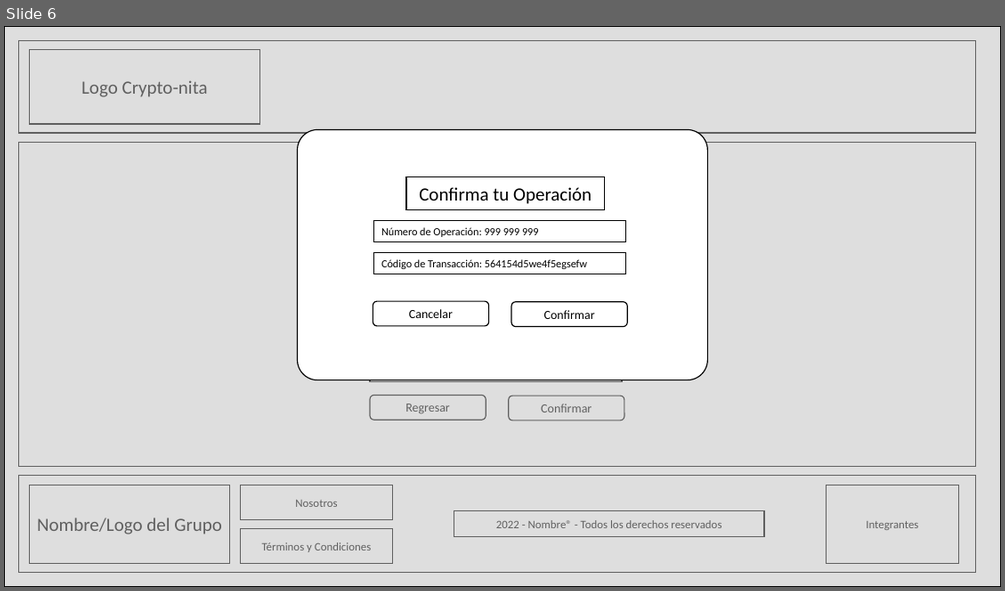
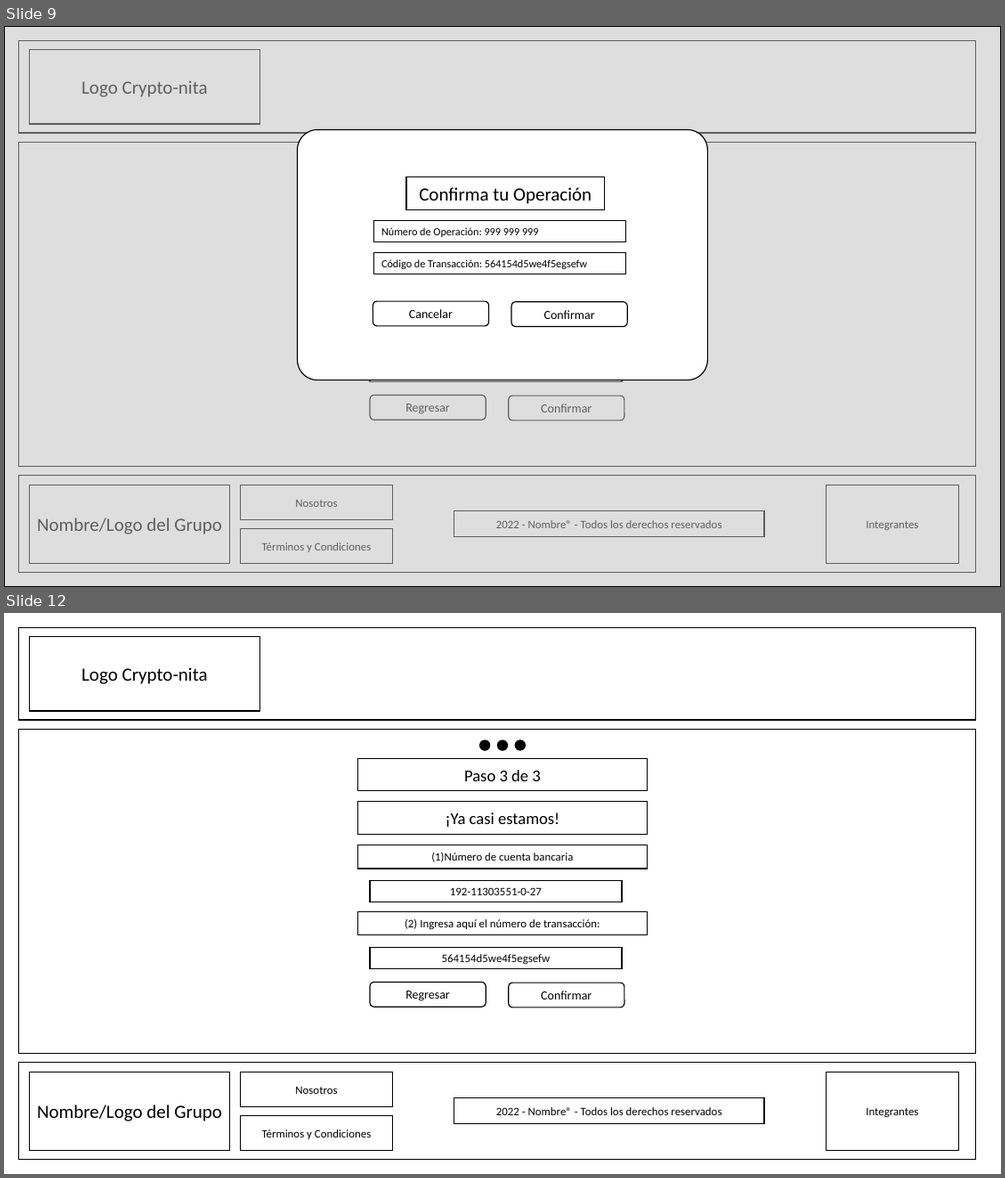
Before and after one commit to DogeFox071101/Crypto-nita_2022-0_Grupo3, a slide deck: Sketches/FirstSketch.pptx. Shown one above the other, each under a label of ours: slide 6 before the commit, slides 9 and 12 after it; the slides between them are not shown. The pictures are 1005x591 and 1005x1178 pixels, drawn with LibreOffice and Linux fonts; fonts in the diff are those of the drawing. Boxes give left, top, right and bottom in pixels: in the first picture for what was removed or moved away, otherwise in the second. Text is boxed around its words. In the diff, an @@ line names an element or a change of style, - is before the commit and + after.

```diff
--- a/Sketches/FirstSketch.pptx
+++ b/Sketches/FirstSketch.pptx
@@ slide 12 added at <box>4,613,1001,1174</box>, background #FFFFFF @@
@@ rectangle added at <box>19,628,975,720</box>, fill #FFFFFF, outline #000000 1 pt @@
@@ rectangle added at <box>30,637,259,711</box>, fill #FFFFFF, outline #000000 1 pt, 18 pt, text #000000 @@
+Logo Crypto-nita
@@ rectangle added at <box>19,729,975,1054</box>, fill #FFFFFF, outline #000000 1 pt @@
@@ ellipse added at <box>479,740,489,750</box>, fill #000000, outline #000000 1 pt @@
@@ ellipse added at <box>498,740,507,750</box>, fill #000000, outline #000000 1 pt @@
@@ ellipse added at <box>516,740,526,750</box>, fill #000000, outline #000000 1 pt @@
@@ rectangle added at <box>357,758,647,790</box>, fill #FFFFFF, outline #000000 1 pt, 16 pt, text #000000 @@
+Paso 3 de 3
@@ rectangle added at <box>357,802,647,834</box>, fill #FFFFFF, outline #000000 1 pt, 16 pt, text #000000 @@
+¡Ya casi estamos!
@@ rectangle added at <box>357,844,647,868</box>, fill #FFFFFF, outline #000000 1 pt, 11 pt, text #000000 @@
+(1)Número de cuenta bancaria
@@ rectangle added at <box>370,881,622,901</box>, fill #FFFFFF, outline #000000 1 pt, 11 pt, text #000000 @@
+192-11303551-0-27
@@ rectangle added at <box>357,912,647,935</box>, fill #FFFFFF, outline #000000 1 pt, 11 pt, text #000000 @@
+(2) Ingresa aquí el número de transacción:
@@ rectangle added at <box>370,948,622,968</box>, fill #FFFFFF, outline #000000 1 pt, 11 pt, text #000000 @@
+564154d5we4f5egsefw
@@ rounded rectangle added at <box>370,981,485,1006</box>, fill #FFFFFF, outline #000000 1 pt, 12 pt, text #000000 @@
+Regresar
@@ rounded rectangle added at <box>509,982,624,1007</box>, fill #FFFFFF, outline #000000 1 pt, 12 pt, text #000000 @@
+Confirmar
@@ rectangle added at <box>19,1062,975,1159</box>, fill #FFFFFF, outline #000000 1 pt @@
@@ rectangle added at <box>30,1072,230,1150</box>, fill #FFFFFF, outline #000000 1 pt, 18 pt, text #000000 @@
+Nombre/Logo del Grupo
@@ rectangle added at <box>241,1072,393,1107</box>, fill #FFFFFF, outline #000000 1 pt, 11 pt, text #000000 @@
+Nosotros
@@ rectangle added at <box>825,1072,959,1150</box>, fill #FFFFFF, outline #000000 1 pt, 11 pt, text #000000 @@
+Integrantes
@@ rectangle added at <box>241,1116,393,1151</box>, fill #FFFFFF, outline #000000 1 pt, 11 pt, text #000000 @@
+Términos y Condiciones
@@ rectangle added at <box>454,1097,764,1124</box>, fill #FFFFFF, outline #000000 1 pt, 11 pt, text #000000 @@
+2022 - Nombre® - Todos los derechos reservados
@@ what was slide 6 is now slide 9 @@
```
Also in this commit, not shown: 2 slides changed, 7 other slides added.
